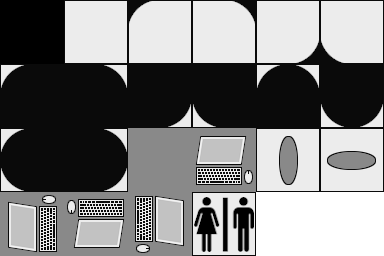
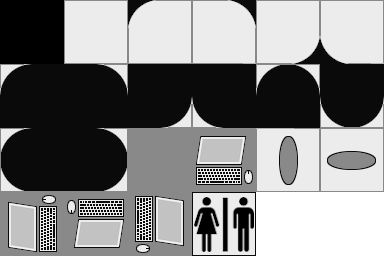
Two versions of the same layered image (384 x 256). Layer-by-layer changes:
painted on "Outline" over [0,0,384,192]
